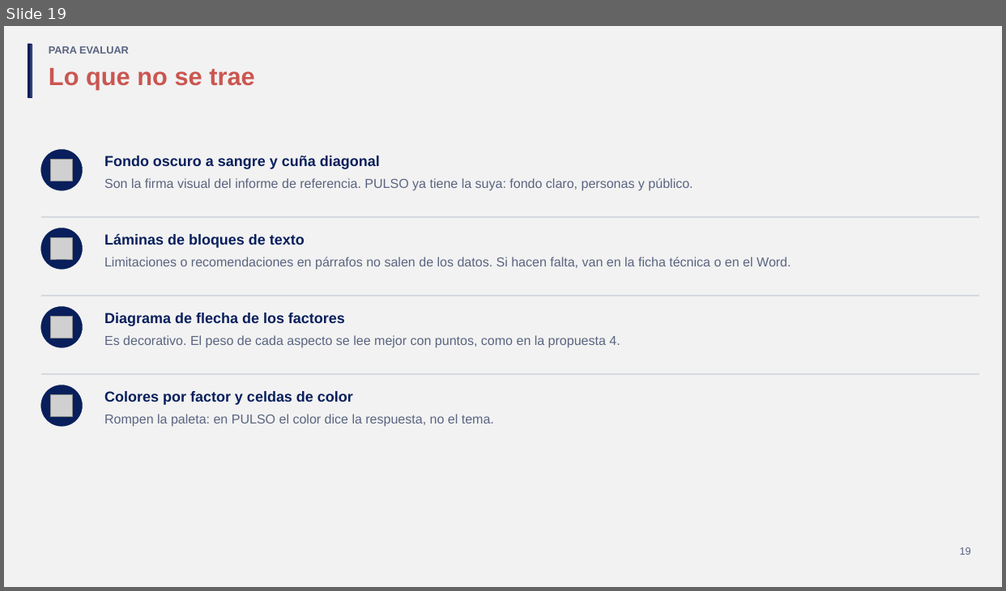
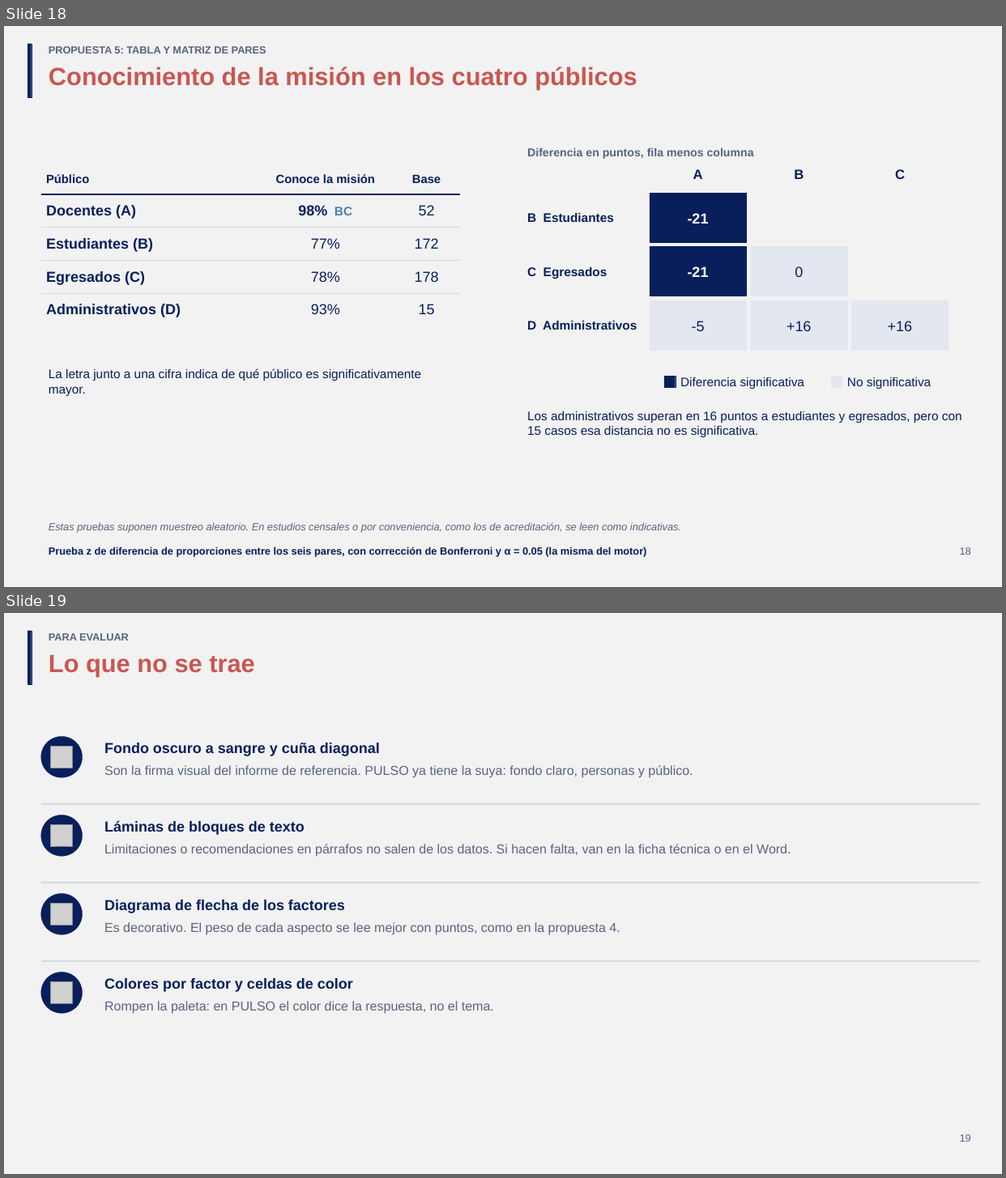
Before and after one commit to GonzaloAlmendariz/prosecnur-app, a slide deck: docs/qa/motor-ppt-2026-10-06/4-recetario/propuestas-rescatables.pptx. Shown one above the other, each under a label of ours: slide 19 before the commit, slides 18 and 19 after it. The pictures are 1006x591 and 1006x1178 pixels, drawn with LibreOffice and Linux fonts; fonts in the diff are those of the drawing; grey boxes stand for pictures; background and template pictures are left out. Boxes give left, top, right and bottom in pixels: in the first picture for what was removed or moved away, otherwise in the second. Text is boxed around its words. In the diff, an @@ line names an element or a change of style, - is before the commit and + after.

```diff
--- a/docs/qa/motor-ppt-2026-10-06/4-recetario/propuestas-rescatables.pptx
+++ b/docs/qa/motor-ppt-2026-10-06/4-recetario/propuestas-rescatables.pptx
@@ slide 18 added at [4, 26, 1002, 587], background #F2F2F2 @@
@@ rectangle added at [28, 43, 32, 97], fill #081F5C, outline #081F5C 0.25 pt @@
@@ text added at [49, 46, 266, 54], 10 pt, text #5A6480, bold @@
+PROPUESTA 5: TABLA Y MATRIZ DE PARES
@@ title added at [49, 66, 637, 90], 24 pt, text #CA5651, bold @@
+Conocimiento de la misión en los cuatro públicos
@@ table added at [40, 165, 460, 389], 5 rows, 3 columns @@
+Público | Conoce la misión | Base
+Docentes (A) | 98% BC | 52
+Estudiantes (B) | 77% | 172
+Egresados (C) | 78% | 178
+Administrativos (D) | 93% | 15
@@ text added at [527, 148, 754, 159], 11 pt, text #5A6480, bold @@
+Diferencia en puntos, fila menos columna
@@ text added at [693, 169, 703, 179], 13 pt, text #081F5C, bold @@
+A
@@ text added at [794, 169, 803, 179], 13 pt, text #081F5C, bold @@
+B
@@ text added at [895, 169, 905, 179], 13 pt, text #081F5C, bold @@
+C
@@ rectangle added at [650, 193, 746, 242], fill #081F5C, outline #081F5C 0.25 pt @@
@@ text added at [527, 213, 614, 222], 12 pt, text #081F5C, bold @@
+B Estudiantes
@@ text added at [688, 213, 709, 224], 14 pt, text #FFFFFF, bold @@
+-21
@@ text added at [527, 267, 607, 279], 12 pt, text #081F5C, bold @@
+C Egresados
@@ rectangle added at [650, 247, 746, 297], fill #081F5C, outline #081F5C 0.25 pt @@
@@ text added at [688, 267, 709, 277], 14 pt, text #FFFFFF, bold @@
+-21
@@ rectangle added at [750, 247, 847, 297], fill #E3E7EF, outline #E3E7EF 0.25 pt @@
@@ text added at [795, 267, 803, 277], 14 pt, text #081F5C @@
+0
@@ rectangle added at [650, 301, 746, 350], fill #E3E7EF, outline #E3E7EF 0.25 pt @@
@@ rectangle added at [750, 301, 847, 350], fill #E3E7EF, outline #E3E7EF 0.25 pt @@
@@ rectangle added at [851, 301, 948, 350], fill #E3E7EF, outline #E3E7EF 0.25 pt @@
@@ text added at [527, 321, 637, 330], 12 pt, text #081F5C, bold @@
+D Administrativos
@@ text added at [692, 321, 705, 331], 14 pt, text #081F5C @@
+-5
@@ text added at [786, 321, 811, 331], 14 pt, text #081F5C @@
++16
@@ text added at [888, 321, 912, 331], 14 pt, text #081F5C @@
++16
@@ text added at [49, 369, 421, 396], 12 pt, text #081F5C @@
+La letra junto a una cifra indica de qué público es significativamente mayor.
@@ rectangle added at [664, 377, 675, 387], fill #081F5C, outline #081F5C 0.25 pt @@
@@ text added at [680, 378, 804, 389], 12 pt, text #081F5C @@
+Diferencia significativa
@@ rectangle added at [831, 377, 842, 387], fill #E3E7EF, outline #E3E7EF 0.25 pt @@
@@ text added at [847, 378, 931, 389], 12 pt, text #081F5C @@
+No significativa
@@ text added at [527, 412, 962, 437], 12 pt, text #081F5C @@
+Los administrativos superan en 16 puntos a estudiantes y egresados, pero con 15 casos esa distancia no es significativa.
@@ text added at [49, 523, 681, 533], 10 pt, text #5A6480, italic @@
+Estas pruebas suponen muestreo aleatorio. En estudios censales o por conveniencia, como los de acreditación, se leen como indicativas.
@@ text added at [49, 547, 646, 557], 10 pt, text #081F5C, bold @@
+Prueba z de diferencia de proporciones entre los seis pares, con corrección de Bonferroni y α = 0.05 (la misma del motor)
@@ text added at [960, 548, 971, 555], 10 pt, text #5A6480 @@
+18
```
Also in this commit, not shown: 1 slide changed, 2 other slides added, 3 slides removed, 2 other files.
